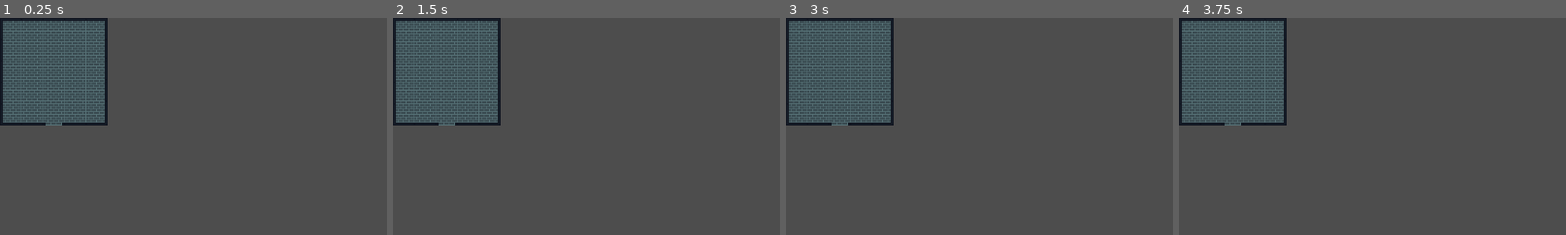
Above: before the commit, frames 1-4 (left to right).
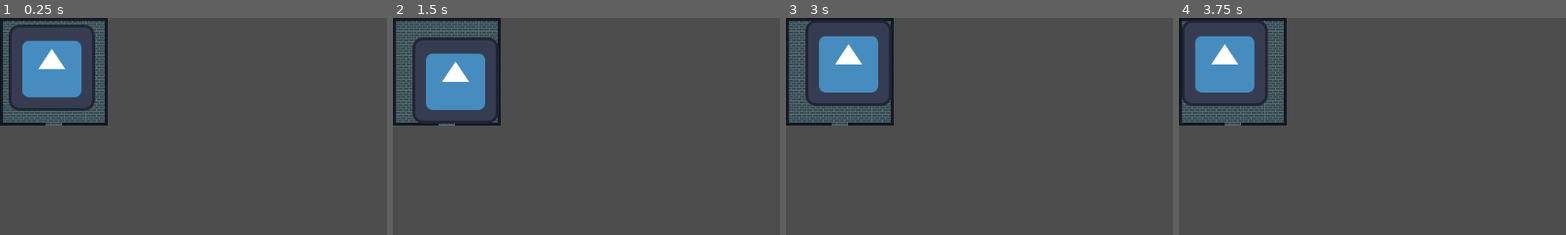
Above: after the commit, the same moments.

Repository: CISC204-S26/hw4-dbrownki-bradfost
Game: Godot game, scene res://Scenes/room_1.tscn
The game is run twice, just before and just after one commit, with the same random seed, the same clock (stepped at 60 frames per second) and the same inputs. Before the commit the project has no main scene; this scene is started directly in both runs. The engine's default icon, where the game draws it, is replaced by a stand-in: a white triangle on a blue panel in a dark square.
Inputs:
- Up to frame 1 (0.25 s): no input
- Up to frame 2 (1.5 s): tap Enter at 0.5 s; hold D (move_right, bound only after the commit) 0.53-1.28 s; tap Space at 1.25 s; hold S (move_down, bound only after the commit) from 1.28 s (still down)
- Up to frame 3 (3 s): tap Enter at 2 s; release S (move_down, bound only after the commit) at 2.03 s; hold D (move_right, bound only after the commit) 2.03-2.78 s; tap Space at 2.75 s; hold W (move_up, bound only after the commit) from 2.78 s (still down)
- Up to frame 4 (3.75 s): tap Enter at 3.5 s; release W (move_up, bound only after the commit) at 3.53 s; hold A (move_left, bound only after the commit) from 3.53 s (still down)
The pictures show only the part of the screen within x 0-50%, y 0-50%; the shares and areas given below are measured in that part.

The runs differ from the first frame. In frame 1, 6.9% of the frame differs, in the area x 2-25%, y 3-43%; in frame 2, 6.6%; in frame 3, 6.6%; in frame 4, 6.7%.

Commit message:
Added player character and collision for tilemap

Diff:
--- /dev/null
+++ b/Scenes/player.tscn
@@ -0,0 +1,17 @@
+[gd_scene format=3 uid="uid://b6bd15mjyo761"]
+
+[ext_resource type="Script" uid="uid://2sysr4sxpfe5" path="res://Scripts/player.gd" id="1_cvnsp"]
+[ext_resource type="Texture2D" uid="uid://d35pgv756u54h" path="res://icon.svg" id="2_6t5aa"]
+
+[sub_resource type="RectangleShape2D" id="RectangleShape2D_vgqql"]
+size = Vector2(127, 126)
+
+[node name="Player" type="CharacterBody2D" unique_id=2065409206]
+script = ExtResource("1_cvnsp")
+
+[node name="PlayerSprite" type="Sprite2D" parent="." unique_id=1352210864]
+texture = ExtResource("2_6t5aa")
+
+[node name="PlayerCollision" type="CollisionShape2D" parent="." unique_id=652480721]
+position = Vector2(-0.5, 0)
+shape = SubResource("RectangleShape2D_vgqql")
--- a/Scenes/room_1.tscn
+++ b/Scenes/room_1.tscn
@@ -1,65 +1,157 @@
 [gd_scene format=4 uid="uid://tx0044ga1l47"]
 
 [ext_resource type="Texture2D" uid="uid://dprsh3omrcap6" path="res://Assets/Base32x32-47Dungeon.png" id="1_3t5sg"]
+[ext_resource type="PackedScene" uid="uid://b6bd15mjyo761" path="res://Scenes/player.tscn" id="2_m8co2"]
 
 [sub_resource type="TileSetAtlasSource" id="TileSetAtlasSource_4ikea"]
 texture = ExtResource("1_3t5sg")
 texture_region_size = Vector2i(32, 32)
 0:0/0 = 0
+0:0/0/physics_layer_0/polygon_0/points = PackedVector2Array(-16, -16, 16, -16, 16, 16, 16, 16, 12, 16, 12, -12, -12, -12, -11.874729, 16, -16, 16)
 1:0/0 = 0
+1:0/0/physics_layer_0/polygon_0/points = PackedVector2Array(16, -16, 16, -16, -16, -16, -16, 16, -12, 16, -12, -12, 16, -12)
+1:0/0/physics_layer_0/polygon_1/points = PackedVector2Array(12, 12, 12, 16, 16, 16, 16, 12)
 2:0/0 = 0
+2:0/0/physics_layer_0/polygon_0/points = PackedVector2Array(16, -16, 16, -16, -16, -16, -16, -12, 16, -12)
+2:0/0/physics_layer_0/polygon_1/points = PackedVector2Array(12, 12, 12, 16, 16, 16, 16, 12)
+2:0/0/physics_layer_0/polygon_2/points = PackedVector2Array(-16, 12, -12, 12, -12, 16, -16, 16)
 3:0/0 = 0
+3:0/0/physics_layer_0/polygon_0/points = PackedVector2Array(-12, 12, -16, 12, -16, 16, -12, 16)
+3:0/0/physics_layer_0/polygon_1/points = PackedVector2Array(16, -16, 16, 16, 12, 16, 12, -12, -16, -12, -16, -16)
 4:0/0 = 0
+4:0/0/physics_layer_0/polygon_0/points = PackedVector2Array(-16, 16, -12, 16, -12, 12, -16, 12)
+4:0/0/physics_layer_0/polygon_1/points = PackedVector2Array(12, -12, 16, -12, 16, -16, 12, -16)
+4:0/0/physics_layer_0/polygon_2/points = PackedVector2Array(12, 12, 16, 12, 16, 16, 12, 16)
 5:0/0 = 0
+5:0/0/physics_layer_0/polygon_0/points = PackedVector2Array(-16, 16, -12, 16, -12, 12, -16, 12)
+5:0/0/physics_layer_0/polygon_1/points = PackedVector2Array(16, -12, 16, -16, -16, -16, -16, -12)
 6:0/0 = 0
+6:0/0/physics_layer_0/polygon_0/points = PackedVector2Array(16, -12, 16, -16, -16, -16, -16, -12)
+6:0/0/physics_layer_0/polygon_1/points = PackedVector2Array(12, 12, 16, 12, 16, 16, 12, 16)
 7:0/0 = 0
+7:0/0/physics_layer_0/polygon_0/points = PackedVector2Array(12, 12, 16, 12, 16, 16, 12, 16)
+7:0/0/physics_layer_0/polygon_1/points = PackedVector2Array(-12, 16, -16, 16, -16, 12, -12, 12)
+7:0/0/physics_layer_0/polygon_2/points = PackedVector2Array(-16, -12, -12, -12, -12, -16, -16, -16)
 8:0/0 = 0
+8:0/0/physics_layer_0/polygon_0/points = PackedVector2Array(-16, 16, -12, 16, -12, -12, 16, -12, 16, -16, -16, -16)
 9:0/0 = 0
+9:0/0/physics_layer_0/polygon_0/points = PackedVector2Array(-16, -16, -16, -12, -12, -12, -12, -16)
+9:0/0/physics_layer_0/polygon_1/points = PackedVector2Array(12, -12, 16, -12, 16, -16, 12, -16, 12, -12)
 10:0/0 = 0
+10:0/0/physics_layer_0/polygon_0/points = PackedVector2Array(-16, -16, -16, -12, 16, -12, 16, -16)
 11:0/0 = 0
+11:0/0/physics_layer_0/polygon_0/points = PackedVector2Array(-16, -16, -16, -12, 12, -12, 12, 16, 16, 16, 16, -16)
 0:1/0 = 0
+0:1/0/physics_layer_0/polygon_0/points = PackedVector2Array(-16, -16, -16, -16, -16, 16, -12, 16, -12, 0, -12, -16)
+0:1/0/physics_layer_0/polygon_1/points = PackedVector2Array(12, -16, 12, 16, 16, 16, 16, -16, 12, -16)
 1:1/0 = 0
+1:1/0/physics_layer_0/polygon_0/points = PackedVector2Array(-16, -16, -16, -16, -16, 16, -12, 16, -12, 0, -12, -16)
+1:1/0/physics_layer_0/polygon_1/points = PackedVector2Array(12, -16, 12, -12, 16, -12, 16, -16, 12, -16)
+1:1/0/physics_layer_0/polygon_2/points = PackedVector2Array(12, 12, 16, 12, 16, 16, 12, 16)
 2:1/0 = 0
+2:1/0/physics_layer_0/polygon_0/points = PackedVector2Array(16, 16, 16, 16, 16, 12, 12, 12, 12, 16)
+2:1/0/physics_layer_0/polygon_1/points = PackedVector2Array(-12, 12, -16, 12, -16, 16, -12, 16)
+2:1/0/physics_layer_0/polygon_2/points = PackedVector2Array(-12, -16, -12, -12, -16, -12, -16, -16)
+2:1/0/physics_layer_0/polygon_3/points = PackedVector2Array(12, -12, 16, -12, 16, -16, 12, -16)
 3:1/0 = 0
+3:1/0/physics_layer_0/polygon_0/points = PackedVector2Array(16, 16, 16, 16, 16, -16, 12, -16, 12, 16)
+3:1/0/physics_layer_0/polygon_1/points = PackedVector2Array(-12, 12, -16, 12, -16, 16, -12, 16)
+3:1/0/physics_layer_0/polygon_2/points = PackedVector2Array(-12, -16, -12, -12, -16, -12, -16, -16)
 4:1/0 = 0
+4:1/0/physics_layer_0/polygon_0/points = PackedVector2Array(-16, 16, -12, 16, -12, -16, -16, -16)
+4:1/0/physics_layer_0/polygon_1/points = PackedVector2Array(12, -12, 16, -12, 16, -16, 12, -16)
 5:1/0 = 0
+5:1/0/physics_layer_0/polygon_0/points = PackedVector2Array(-12, -12, -16, -12, -16, -16, -12, -16)
 6:1/0 = 0
+6:1/0/physics_layer_0/polygon_0/points = PackedVector2Array(12, -12, 12, -16, 16, -16, 16, -12)
 7:1/0 = 0
+7:1/0/physics_layer_0/polygon_0/points = PackedVector2Array(12, 16, 12, -16, 16, -16, 16, 16)
+7:1/0/physics_layer_0/polygon_1/points = PackedVector2Array(-12, -12, -12, -16, -16, -16, -16, -12)
 8:1/0 = 0
+8:1/0/physics_layer_0/polygon_0/points = PackedVector2Array(-16, 16, -12, 16, -12, -16, -16, -16)
 9:1/0 = 0
+9:1/0/physics_layer_0/polygon_0/points = PackedVector2Array(-12, -12, -12, -16, -16, -16, -16, -12, -12, -12)
+9:1/0/physics_layer_0/polygon_1/points = PackedVector2Array(12, 12, 16, 12, 16, 16, 12, 16)
 10:1/0 = 0
+10:1/0/physics_layer_0/polygon_0/points = PackedVector2Array(-16, -16, -16, 16, 16, 16, 16, -16)
 11:1/0 = 0
+11:1/0/physics_layer_0/polygon_0/points = PackedVector2Array(16, -16, 12, -16, 12, -12, 16, -12)
+11:1/0/physics_layer_0/polygon_1/points = PackedVector2Array(12, 12, 12, 16, 16, 16, 16, 12, 12, 12)
 0:2/0 = 0
+0:2/0/physics_layer_0/polygon_0/points = PackedVector2Array(16, 16, -16, 16, -16, -16, -16, -16, -12, -16, -12, 12, 12, 12, 11.874729, -16, 16, -16)
 1:2/0 = 0
+1:2/0/physics_layer_0/polygon_0/points = PackedVector2Array(-16, -16, -16, -16, -16, 16, 16, 16, 16, 12, -12, 12, -12, -16)
+1:2/0/physics_layer_0/polygon_1/points = PackedVector2Array(12, -12, 16, -12, 16, -16, 12, -16)
 2:2/0 = 0
+2:2/0/physics_layer_0/polygon_0/points = PackedVector2Array(-16, 16, -16, 16, 16, 16, 16, 12, -16, 12)
+2:2/0/physics_layer_0/polygon_1/points = PackedVector2Array(-12, -12, -12, -16, -16, -16, -16, -12)
+2:2/0/physics_layer_0/polygon_2/points = PackedVector2Array(16, -12, 12, -12, 12, -16, 16, -16)
 3:2/0 = 0
+3:2/0/physics_layer_0/polygon_0/points = PackedVector2Array(-12, -12, -12, -16, -16, -16, -16, -12)
+3:2/0/physics_layer_0/polygon_1/points = PackedVector2Array(16, 16, -16, 16, -16, 12, 12, 12, 12, -16, 16, -16)
 4:2/0 = 0
+4:2/0/physics_layer_0/polygon_0/points = PackedVector2Array(-16, 16, -12, 16, -12, -16, -16, -16)
+4:2/0/physics_layer_0/polygon_1/points = PackedVector2Array(12, 16, 16, 16, 16, 12, 12, 12)
 5:2/0 = 0
+5:2/0/physics_layer_0/polygon_0/points = PackedVector2Array(-12, 12, -12, 16, -16, 16, -16, 12)
 6:2/0 = 0
+6:2/0/physics_layer_0/polygon_0/points = PackedVector2Array(12, 12, 16, 12, 16, 16, 12, 16)
 7:2/0 = 0
+7:2/0/physics_layer_0/polygon_0/points = PackedVector2Array(12, 16, 12, -16, 16, -16, 16, 16)
+7:2/0/physics_layer_0/polygon_1/points = PackedVector2Array(-12, 16, -12, 12, -16, 12, -16, 16)
 8:2/0 = 0
+8:2/0/physics_layer_0/polygon_0/points = PackedVector2Array(-16, 16, -12, 16, -12, 12, -16, 12)
+8:2/0/physics_layer_0/polygon_1/points = PackedVector2Array(-12, -12, -12, -16, -16, -16, -16, -12, -12, -12)
 9:2/0 = 0
 10:2/0 = 0
+10:2/0/physics_layer_0/polygon_0/points = PackedVector2Array(-12, 12, -16, 12, -16, 16, -12, 16, -12, 12)
+10:2/0/physics_layer_0/polygon_1/points = PackedVector2Array(12, -12, 12, -16, 16, -16, 16, -12)
 11:2/0 = 0
+11:2/0/physics_layer_0/polygon_0/points = PackedVector2Array(16, -16, 12, -16, 12, 16, 16, 16)
 0:3/0 = 0
+0:3/0/physics_layer_0/polygon_0/points = PackedVector2Array(16, 16, -16, 16, -16, 12, 12, 12, 12, -12, -12, -12, -12, 8, -16, 8, -16, -12, -16, -16, 12, -16, 16, -16)
+0:3/0/physics_layer_0/polygon_1/points = PackedVector2Array(-12, 12, -16, 12, -16, 8, -12, 8)
 1:3/0 = 0
+1:3/0/physics_layer_0/polygon_0/points = PackedVector2Array(16, -12, -12, -12, -12, 12, 16, 12, 16, 16, -16, 16, -16, -12, -16, -16, 16, -16)
 2:3/0 = 0
+2:3/0/physics_layer_0/polygon_0/points = PackedVector2Array(-16, 12, 16, 12, 16, 16, -16, 16)
+2:3/0/physics_layer_0/polygon_1/points = PackedVector2Array(-16, -12, 16, -12, 16, -16, -16, -16)
 3:3/0 = 0
+3:3/0/physics_layer_0/polygon_0/points = PackedVector2Array(-16, 12, 12, 12, 12, -12, -16, -12, -16, -16, 16, -16, 16, 12, 16, 16, -16, 16)
 4:3/0 = 0
+4:3/0/physics_layer_0/polygon_0/points = PackedVector2Array(-12, -12, -16, -12, -16, -16, -12, -16)
+4:3/0/physics_layer_0/polygon_1/points = PackedVector2Array(12, -16, 16, -16, 16, -12, 12, -12)
+4:3/0/physics_layer_0/polygon_2/points = PackedVector2Array(16, 12, 12, 12, 12, 16, 16, 16)
 5:3/0 = 0
+5:3/0/physics_layer_0/polygon_0/points = PackedVector2Array(-16, 12, 16, 12, 16, 16, -16, 16)
+5:3/0/physics_layer_0/polygon_1/points = PackedVector2Array(-16, -12, -12, -12, -12, -16, -16, -16)
 6:3/0 = 0
+6:3/0/physics_layer_0/polygon_0/points = PackedVector2Array(-16, 12, 16, 12, 16, 16, -16, 16)
+6:3/0/physics_layer_0/polygon_1/points = PackedVector2Array(12, -12, 16, -12, 16, -16, 12, -16)
 7:3/0 = 0
+7:3/0/physics_layer_0/polygon_0/points = PackedVector2Array(-12, 12, -12, 16, -16, 16, -16, 12)
+7:3/0/physics_layer_0/polygon_1/points = PackedVector2Array(-16, -12, -16, -16, -12, -16, -12, -12)
+7:3/0/physics_layer_0/polygon_2/points = PackedVector2Array(12, -16, 12, -12, 16, -12, 16, -16)
 8:3/0 = 0
+8:3/0/physics_layer_0/polygon_0/points = PackedVector2Array(16, 16, 16, 12, -12, 12, -12, -16, -16, -16, -16, 16)
 9:3/0 = 0
+9:3/0/physics_layer_0/polygon_0/points = PackedVector2Array(16, 16, 16, 12, -16, 12, -16, 16)
 10:3/0 = 0
+10:3/0/physics_layer_0/polygon_0/points = PackedVector2Array(16, 16, 16, 12, 12, 12, 12, 16)
+10:3/0/physics_layer_0/polygon_1/points = PackedVector2Array(-12, 12, -16, 12, -16, 16, -12, 16, -12, 12)
 11:3/0 = 0
+11:3/0/physics_layer_0/polygon_0/points = PackedVector2Array(16, -16, 12, -16, 12, 12, -16, 12, -16, 16, 16, 16)
 
 [sub_resource type="TileSet" id="TileSet_is5ow"]
 tile_size = Vector2i(32, 32)
+physics_layer_0/collision_layer = 1
 sources/0 = SubResource("TileSetAtlasSource_4ikea")
 
 [node name="Room1" type="Node2D" unique_id=897087230]
 
-[node name="TileMapLayer" type="TileMapLayer" parent="." unique_id=1957981604]
+[node name="DungeonTiles" type="TileMapLayer" parent="." unique_id=1957981604]
 tile_map_data = PackedByteArray("AAAAAAAAAAAIAAAAAAABAAAAAAAKAAAAAAACAAAAAAAKAAAAAAADAAAAAAAKAAAAAAAEAAAAAAALAAAAAAAAAA …(320 unchanged characters)…
 tile_set = SubResource("TileSet_is5ow")
+
+[node name="Player" parent="." unique_id=2065409206 instance=ExtResource("2_m8co2")]
+position = Vector2(77, 74)
--- /dev/null
+++ b/Scripts/player.gd
@@ -0,0 +1,9 @@
+extends CharacterBody2D
+
+var direction: Vector2
+@export var speed: int = 200
+
+func _physics_process(_delta: float) -> void:
+	direction = Input.get_vector("move_left","move_right", "move_up", "move_down")
+	velocity = direction * speed
+	move_and_slide()
--- a/project.godot
+++ b/project.godot
@@ -11,8 +11,36 @@
 [application]
 
 config/name="CISC204 Paired Project: Gone Home"
+run/main_scene="uid://tx0044ga1l47"
 config/features=PackedStringArray("4.6", "Forward Plus")
 config/icon="res://icon.svg"
+
+[input]
+
+move_left={
+"deadzone": 0.2,
+"events": [Object(InputEventKey,"resource_local_to_scene":false,"resource_name":"","device":-1,"window_id":0,"alt_pressed":false,"shift_pressed":false,"ctrl_pressed":false,"meta_pressed":false,"pressed":false,"keycode":0,"physical_keycode":65,"key_label":0,"unicode":97,"location":0,"echo":false,"script":null)
+, Object(InputEventKey,"resource_local_to_scene":false,"resource_name":"","device":-1,"window_id":0,"alt_pressed":false,"shift_pressed":false,"ctrl_pressed":false,"meta_pressed":false,"pressed":false,"keycode":0,"physical_keycode":4194319,"key_label":0,"unicode":0,"location":0,"echo":false,"script":null)
+]
+}
+move_right={
+"deadzone": 0.2,
+"events": [Object(InputEventKey,"resource_local_to_scene":false,"resource_name":"","device":-1,"window_id":0,"alt_pressed":false,"shift_pressed":false,"ctrl_pressed":false,"meta_pressed":false,"pressed":false,"keycode":0,"physical_keycode":68,"key_label":0,"unicode":100,"location":0,"echo":false,"script":null)
+, Object(InputEventKey,"resource_local_to_scene":false,"resource_name":"","device":-1,"window_id":0,"alt_pressed":false,"shift_pressed":false,"ctrl_pressed":false,"meta_pressed":false,"pressed":false,"keycode":0,"physical_keycode":4194321,"key_label":0,"unicode":0,"location":0,"echo":false,"script":null)
+]
+}
+move_down={
+"deadzone": 0.2,
+"events": [Object(InputEventKey,"resource_local_to_scene":false,"resource_name":"","device":-1,"window_id":0,"alt_pressed":false,"shift_pressed":false,"ctrl_pressed":false,"meta_pressed":false,"pressed":false,"keycode":0,"physical_keycode":83,"key_label":0,"unicode":115,"location":0,"echo":false,"script":null)
+, Object(InputEventKey,"resource_local_to_scene":false,"resource_name":"","device":-1,"window_id":0,"alt_pressed":false,"shift_pressed":false,"ctrl_pressed":false,"meta_pressed":false,"pressed":false,"keycode":0,"physical_keycode":4194322,"key_label":0,"unicode":0,"location":0,"echo":false,"script":null)
+]
+}
+move_up={
+"deadzone": 0.2,
+"events": [Object(InputEventKey,"resource_local_to_scene":false,"resource_name":"","device":-1,"window_id":0,"alt_pressed":false,"shift_pressed":false,"ctrl_pressed":false,"meta_pressed":false,"pressed":false,"keycode":0,"physical_keycode":87,"key_label":0,"unicode":119,"location":0,"echo":false,"script":null)
+, Object(InputEventKey,"resource_local_to_scene":false,"resource_name":"","device":-1,"window_id":0,"alt_pressed":false,"shift_pressed":false,"ctrl_pressed":false,"meta_pressed":false,"pressed":false,"keycode":0,"physical_keycode":4194320,"key_label":0,"unicode":0,"location":0,"echo":false,"script":null)
+]
+}
 
 [physics]
 
Not shown, added: Scripts/player.gd.uid
